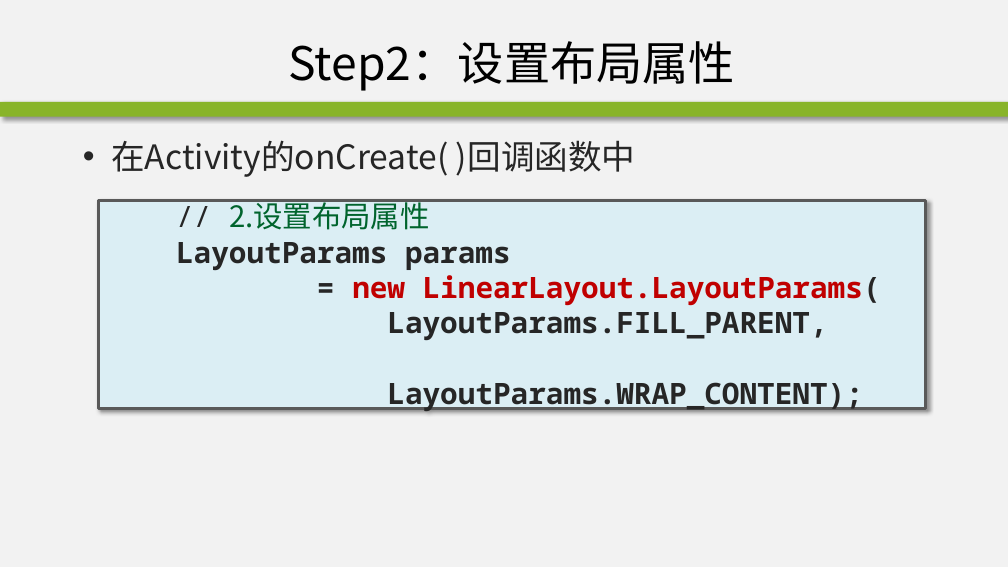
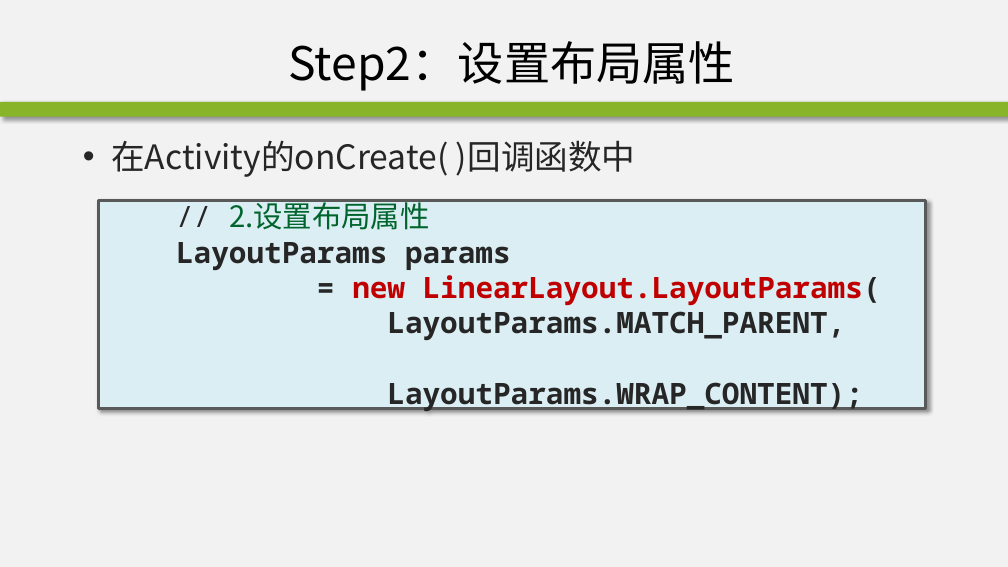
Before and after one commit to edu2act/course-android, a slide deck: slide 22 of materials/slides/ch02-2.pptx (slide 23 before the commit). Drawn at 1008x567 pixels with LibreOffice and Linux fonts; fonts in the diff are those of the drawing; background and template pictures are left out. Boxes give left, top, right and bottom in pixels: in the first picture for what was removed or moved away, otherwise in the second. Text is boxed around its words. In the diff, an @@ line names an element or a change of style, - is before the commit and + after.

```diff
--- a/materials/slides/ch02-2.pptx
+++ b/materials/slides/ch02-2.pptx
@@ text in rectangle at bbox=[387, 311, 845, 340]: text changed @@
-LayoutParams.FILL_PARENT,
+LayoutParams.MATCH_PARENT,
```
Also in this commit, not shown: 21 other slides changed, 5 slides added, 6 slides removed, 1 other file.
